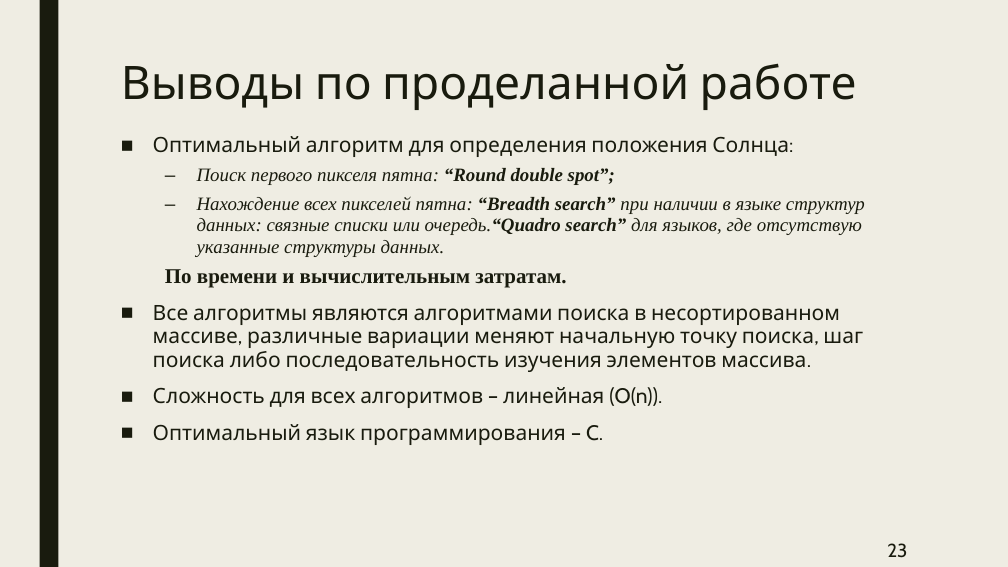
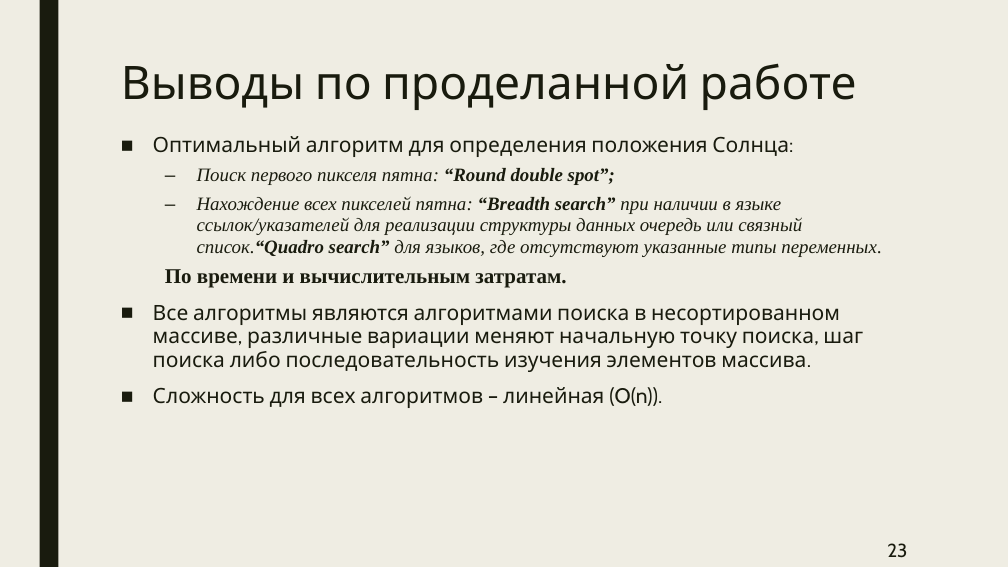
Before and after one commit to BarikQ/course_4, a slide deck: slide 23 of Pres/Диплом преза.pptx. Drawn at 1008x567 pixels with LibreOffice and Linux fonts; fonts in the diff are those of the drawing. Boxes give left, top, right and bottom in pixels: in the first picture for what was removed or moved away, otherwise in the second. Text is boxed around its words. In the diff, an @@ line names an element or a change of style, - is before the commit and + after.

```diff
--- a/Pres/Диплом преза.pptx
+++ b/Pres/Диплом преза.pptx
@@ text at (197,196,882,257): text changed @@
-  – Нахождение всех пикселей пятна: “Breadth search” при наличии в языке структур данных: связные списки или очередь.“Quadro search” для языков, где отсутствую указанные структуры данных.
+  – Нахождение всех пикселей пятна: “Breadth search” при наличии в языке ссылок/указателей для реализации структуры данных очередь или связный список.“Quadro search” для языков, где отсутствуют указанные типы переменных.
@@ text at (153,424,603,445): paragraph removed @@
-■ Оптимальный язык программирования – C.
```
Also in this commit, not shown: 14 other slides changed, 14 other files.
